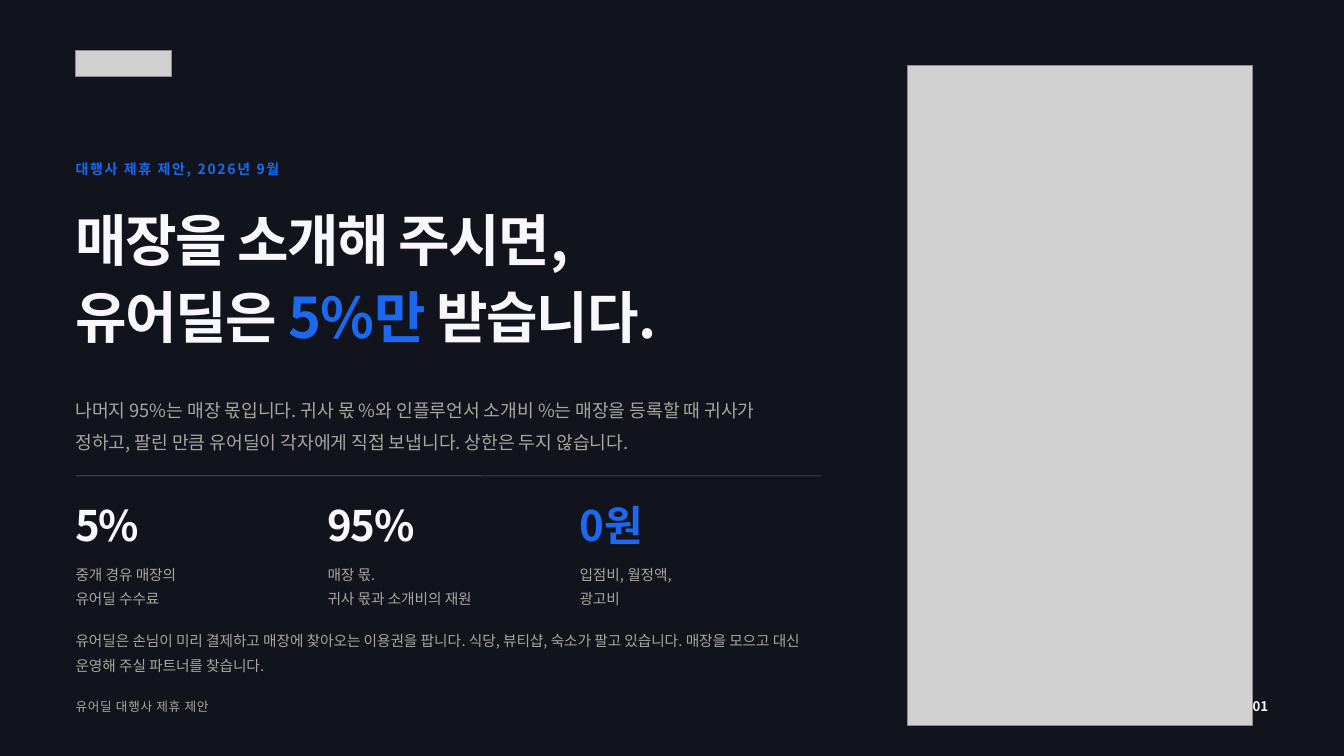
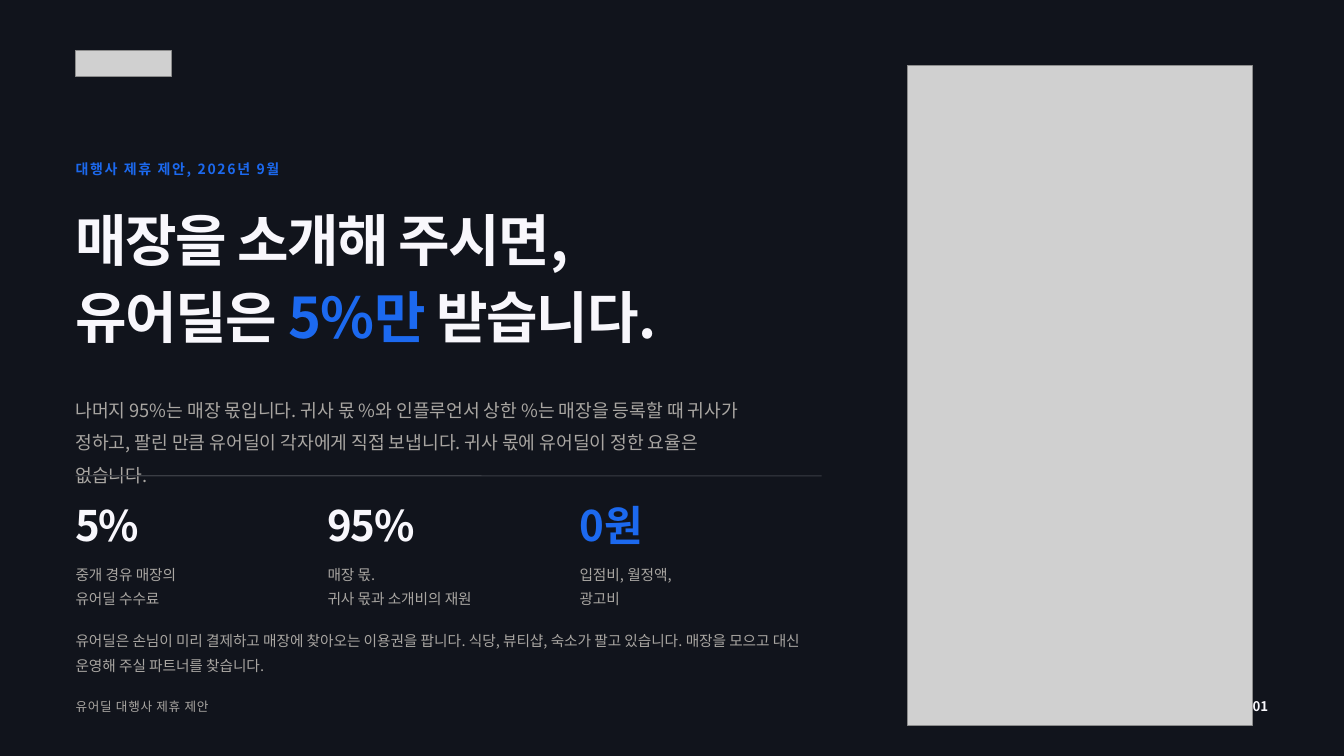
Before and after one commit to tobe2111/ur-live, a slide deck: slide 2 of docs/business/proposals/urdeal-agency-proposal.pptx. Drawn at 1344x756 pixels with LibreOffice and Linux fonts; fonts in the diff are those of the drawing; grey boxes stand for pictures. Boxes give left, top, right and bottom in pixels: in the first picture for what was removed or moved away, otherwise in the second. Text is boxed around its words. In the diff, an @@ line names an element or a change of style, - is before the commit and + after.

```diff
--- a/docs/business/proposals/urdeal-agency-proposal.pptx
+++ b/docs/business/proposals/urdeal-agency-proposal.pptx
@@ text at <box>76,402,738,452</box>: text changed @@
-나머지 95%는 매장 몫입니다. 귀사 몫 %와 인플루언서 소개비 %는 매장을 등록할 때 귀사가 정하고, 팔린 만큼 유어딜이 각자에게 직접 보냅니다. 상한은 두지 않습니다.
+나머지 95%는 매장 몫입니다. 귀사 몫 %와 인플루언서 상한 %는 매장을 등록할 때 귀사가 정하고, 팔린 만큼 유어딜이 각자에게 직접 보냅니다. 귀사 몫에 유어딜이 정한 요율은 없습니다.
```
Also in this commit, not shown: 11 other slides changed, 9 other files.
